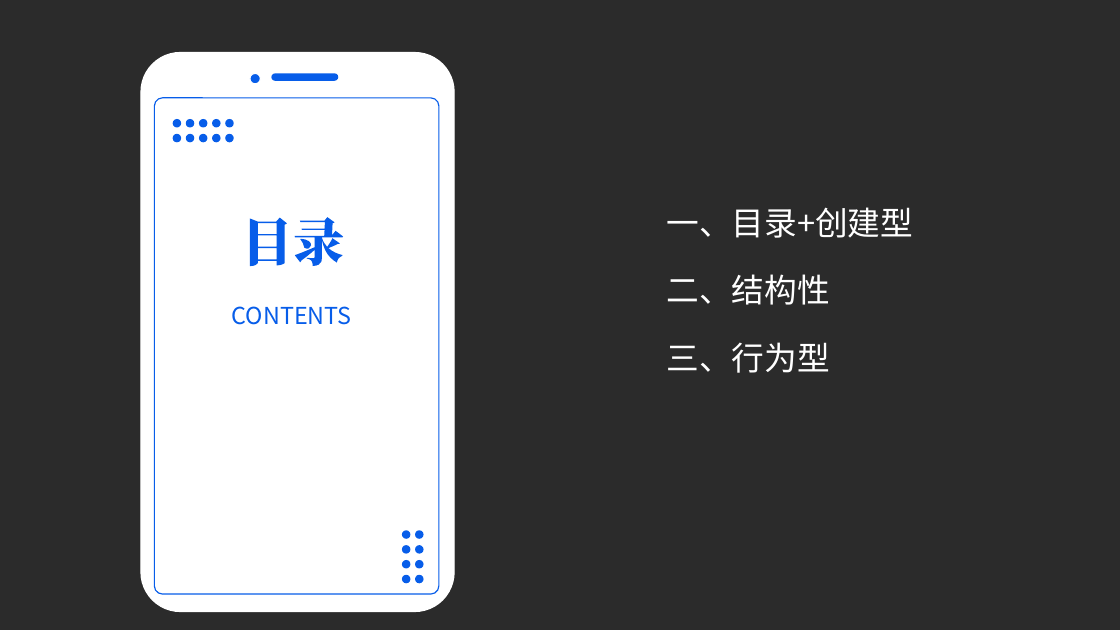
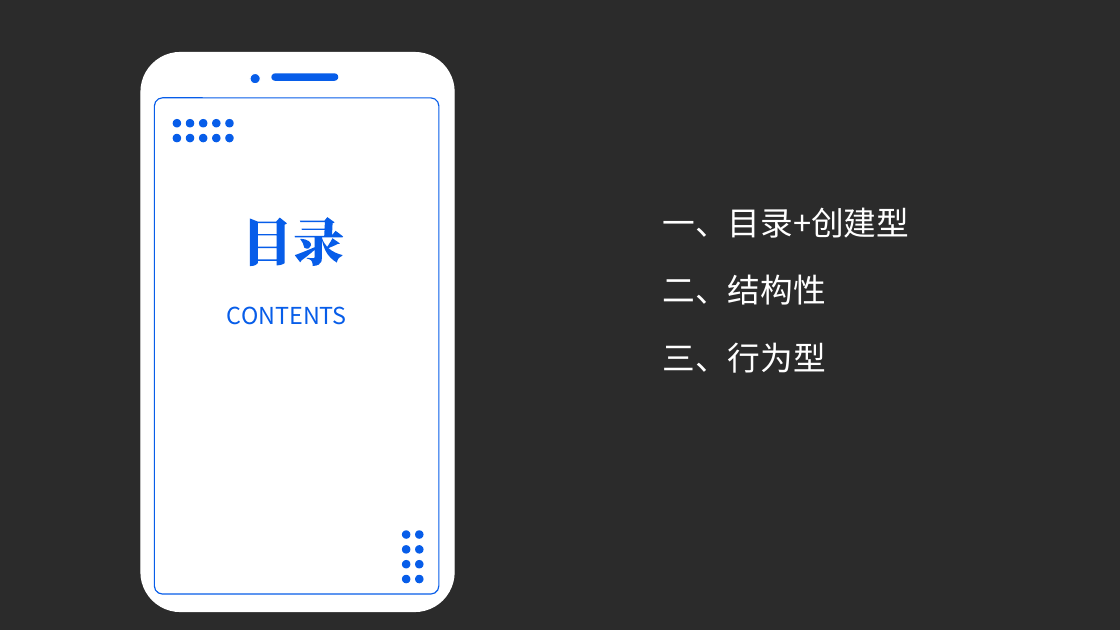
Before and after one commit to DingZheng2017/DesignPatternsDemo, a slide deck: slide 2 of 设计模式.pptx. Drawn at 1120x630 pixels with LibreOffice and Linux fonts; fonts in the diff are those of the drawing; background and template pictures are left out; a plain dark background stands for a picture behind light text. Boxes give left, top, right and bottom in pixels: in the first picture for what was removed or moved away, otherwise in the second. Text is boxed around its words. In the diff, an @@ line names an element or a change of style, - is before the commit and + after.

```diff
--- a/设计模式.pptx
+++ b/设计模式.pptx
@@ text "一、目录+创建型": place and size @@
-text "一、目录+创建型" at <box>667,207,913,238</box>
+text "一、目录+创建型" at <box>663,207,909,238</box>
@@ text "二、结构性": place and size @@
-text "二、结构性" at <box>667,274,830,305</box>
+text "二、结构性" at <box>663,274,826,305</box>
@@ text "CONTENTS": place and size @@
-text "CONTENTS" at <box>232,306,352,325</box>
+text "CONTENTS" at <box>227,306,347,325</box>
@@ text "三、行为型": place and size @@
-text "三、行为型" at <box>667,342,830,373</box>
+text "三、行为型" at <box>663,342,826,373</box>
```
Also in this commit, not shown: 36 other slides changed, 12 other files.
